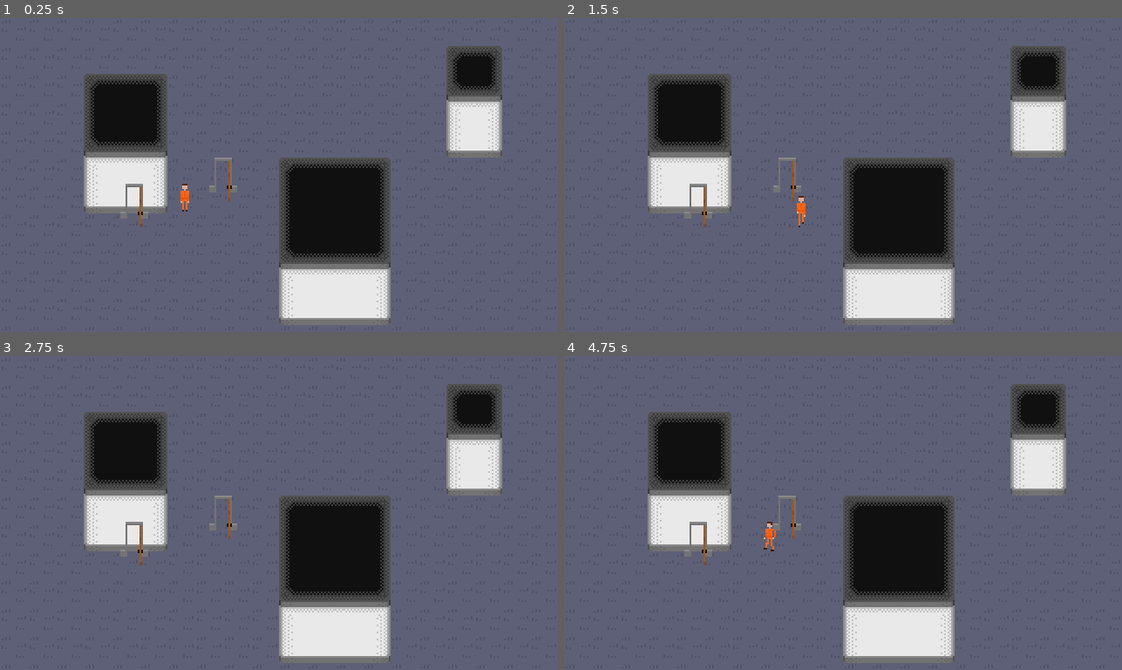
Above: before the commit, frames 1-4 (two rows, left to right).
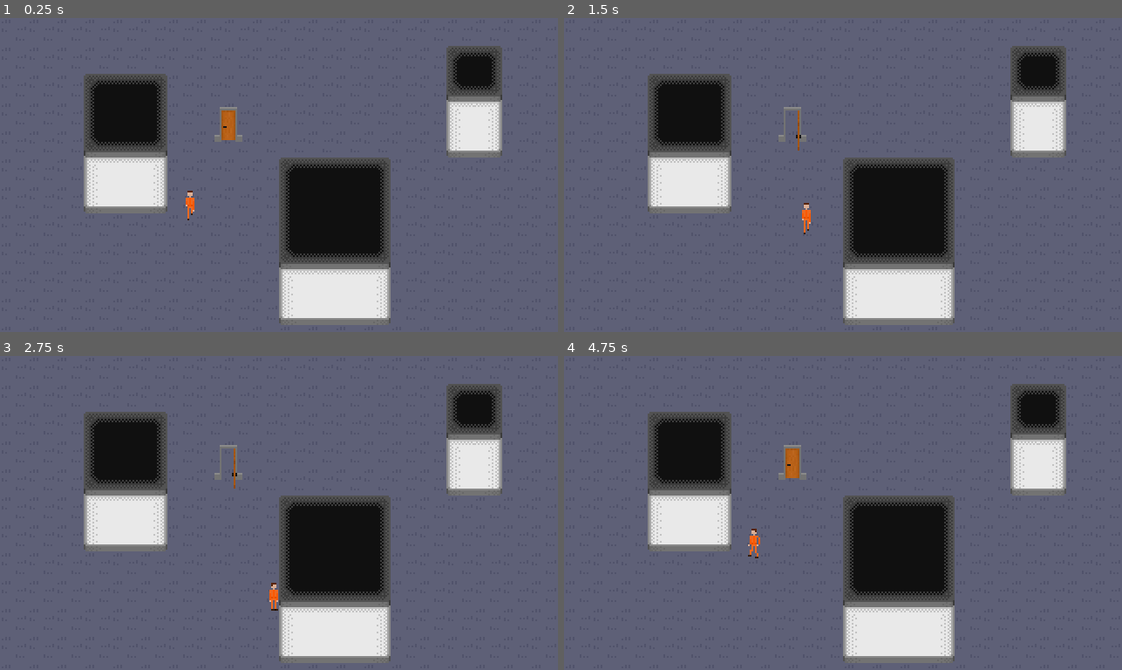
Above: after the commit, the same moments.

Repository: SunixDalsmith/JogoOFC-4.0
Game: Godot game, scene res://Nodes/Salas/Mundo 1.tscn
Two runs of this game, one before a commit and one after it. Both use one fixed random seed, a clock stepped at 60 frames per second and the inputs below. This scene is started directly instead of the project's main scene.
Inputs:
- Up to frame 1 (0.25 s): no input
- Up to frame 2 (1.5 s): tap Enter at 0.5 s; hold Right (ui_right) 0.53-1.28 s; tap E (Door) at 0.6, 1.35 s; hold Down (ui_down) from 1.28 s (still down)
- Up to frame 3 (2.75 s): release Down (ui_down) at 2.03 s; hold Right (ui_right) from 2.03 s (still down); tap E (Door) at 2.1 s
- Up to frame 4 (4.75 s): tap Space at 2.75 s; release Right (ui_right) at 2.78 s; hold Up (ui_up) 2.78-3.53 s; tap E (Door) at 2.85, 3.6, 4.35 s; hold Left (ui_left) from 3.53 s (still down)

The runs differ from the first frame. In frame 1, 0.6% of the frame differs, in the area x 21-44%, y 28-67%; in frame 2, 0.5%; in frame 3, 0.4%; in frame 4, 0.7%.
Error before the commit: Invalid call. Nonexistent function 'play' in base 'AnimatableBody2D'. (res://Nodes/Porta/door.tscn::GDScript_882p3:11)

Commit message:
PORTA COM COLISAO NA ANIMACAO
EZ

Diff:
--- a/Jogo na Godot/Nodes/Jogador/jogador.tscn
+++ b/Jogo na Godot/Nodes/Jogador/jogador.tscn
@@ -118,7 +118,7 @@
 offset = Vector2(0, -9)
 hframes = 6
 vframes = 4
-frame = 18
+frame = 20
 
 [node name="AnimationPlayer" type="AnimationPlayer" parent="."]
 libraries = {
--- /dev/null
+++ b/Jogo na Godot/Nodes/Porta/door.gd
@@ -0,0 +1,20 @@
+extends StaticBody2D
+
+@onready var animation = $AnimationDoor #importar a animacao da porta
+var estate = "open" #fechar ou abrir a porta
+
+#
+func _input(event):
+	if event is InputEventKey and event.pressed:
+		if event.keycode == KEY_E: #se a tecla e for precionada
+			if estate == "open": #abre
+				animation.play("Open_Door")
+				estate = "close"
+			elif estate == "close": #fecha
+				animation.play("Close_Door")
+				estate = "open"
+
+
+
+func process(delta):
+	_input(0)
--- a/Jogo na Godot/Nodes/Porta/door.tscn
+++ b/Jogo na Godot/Nodes/Porta/door.tscn
@@ -1,48 +1,216 @@
-[gd_scene load_steps=5 format=3 uid="uid://ds4fmjga6homc"]
-
+[gd_scene load_steps=11 format=3 uid="uid://ds4fmjga6homc"]
+
+[ext_resource type="Script" path="res://Nodes/Porta/door.gd" id="1_4iqq0"]
 [ext_resource type="Texture2D" uid="uid://eixfhqjhm7k2" path="res://Assets/Door/image.png" id="1_c631r"]
 
 [sub_resource type="PhysicsMaterial" id="PhysicsMaterial_e5frb"]
 
-[sub_resource type="GDScript" id="GDScript_882p3"]
-script/source = "extends StaticBody2D
-
-@onready var animation = $AnimationDoor #importar a animacao da porta
-var estate = \"open\" #fechar ou abrir a porta
-
-#
-func _input(event):
-	if event is InputEventKey and event.pressed:
-		if event.keycode == KEY_E: #se a tecla e for precionada
-			if estate == \"open\": #abre
-				animation.play(\"Open_Door\")
-				estate = \"close\"
-			elif estate == \"close\": #fecha
-				animation.play(\"Close_Door\")
-				estate = \"open\"
-
-
-func process(delta):
-	_input(0)
-"
-
-[sub_resource type="PhysicsMaterial" id="PhysicsMaterial_p1iy3"]
+[sub_resource type="Animation" id="Animation_nfxgx"]
+length = 0.001
+tracks/0/type = "value"
+tracks/0/imported = false
+tracks/0/enabled = true
+tracks/0/path = NodePath("SpriteDoor:frame_coords")
+tracks/0/interp = 1
+tracks/0/loop_wrap = true
+tracks/0/keys = {
+"times": PackedFloat32Array(0),
+"transitions": PackedFloat32Array(1),
+"update": 1,
+"values": [Vector2i(0, 0)]
+}
+tracks/1/type = "value"
+tracks/1/imported = false
+tracks/1/enabled = true
+tracks/1/path = NodePath("Aberta:disabled")
+tracks/1/interp = 1
+tracks/1/loop_wrap = true
+tracks/1/keys = {
+"times": PackedFloat32Array(0),
+"transitions": PackedFloat32Array(1),
+"update": 1,
+"values": [true]
+}
+tracks/2/type = "value"
+tracks/2/imported = false
+tracks/2/enabled = true
+tracks/2/path = NodePath("Meio Aberta:disabled")
+tracks/2/interp = 1
+tracks/2/loop_wrap = true
+tracks/2/keys = {
+"times": PackedFloat32Array(0),
+"transitions": PackedFloat32Array(1),
+"update": 1,
+"values": [true]
+}
+tracks/3/type = "value"
+tracks/3/imported = false
+tracks/3/enabled = true
+tracks/3/path = NodePath("Fechada:disabled")
+tracks/3/interp = 1
+tracks/3/loop_wrap = true
+tracks/3/keys = {
+"times": PackedFloat32Array(0),
+"transitions": PackedFloat32Array(1),
+"update": 1,
+"values": [true]
+}
+
+[sub_resource type="Animation" id="Animation_q4lss"]
+resource_name = "Close_Door"
+length = 0.35
+step = 0.15
+tracks/0/type = "value"
+tracks/0/imported = false
+tracks/0/enabled = true
+tracks/0/path = NodePath("SpriteDoor:frame_coords")
+tracks/0/interp = 1
+tracks/0/loop_wrap = true
+tracks/0/keys = {
+"times": PackedFloat32Array(0, 0.15, 0.3),
+"transitions": PackedFloat32Array(1, 1, 1),
+"update": 1,
+"values": [Vector2i(2, 0), Vector2i(1, 0), Vector2i(0, 0)]
+}
+tracks/1/type = "value"
+tracks/1/imported = false
+tracks/1/enabled = true
+tracks/1/path = NodePath("Aberta:disabled")
+tracks/1/interp = 1
+tracks/1/loop_wrap = true
+tracks/1/keys = {
+"times": PackedFloat32Array(0, 0.15, 0.3),
+"transitions": PackedFloat32Array(1, 1, 1),
+"update": 1,
+"values": [false, true, true]
+}
+tracks/2/type = "value"
+tracks/2/imported = false
+tracks/2/enabled = true
+tracks/2/path = NodePath("Meio Aberta:disabled")
+tracks/2/interp = 1
+tracks/2/loop_wrap = true
+tracks/2/keys = {
+"times": PackedFloat32Array(0, 0.15, 0.3),
+"transitions": PackedFloat32Array(1, 1, 1),
+"update": 1,
+"values": [true, false, true]
+}
+tracks/3/type = "value"
+tracks/3/imported = false
+tracks/3/enabled = true
+tracks/3/path = NodePath("Fechada:disabled")
+tracks/3/interp = 1
+tracks/3/loop_wrap = true
+tracks/3/keys = {
+"times": PackedFloat32Array(0, 0.15, 0.3),
+"transitions": PackedFloat32Array(1, 1, 1),
+"update": 1,
+"values": [true, true, false]
+}
+
+[sub_resource type="Animation" id="Animation_vvc5p"]
+resource_name = "Open_Door"
+length = 0.35
+step = 0.15
+tracks/0/type = "value"
+tracks/0/imported = false
+tracks/0/enabled = true
+tracks/0/path = NodePath("SpriteDoor:frame_coords")
+tracks/0/interp = 1
+tracks/0/loop_wrap = true
+tracks/0/keys = {
+"times": PackedFloat32Array(0, 0.15, 0.3),
+"transitions": PackedFloat32Array(1, 1, 1),
+"update": 1,
+"values": [Vector2i(0, 0), Vector2i(1, 0), Vector2i(2, 0)]
+}
+tracks/1/type = "value"
+tracks/1/imported = false
+tracks/1/enabled = true
+tracks/1/path = NodePath("Aberta:disabled")
+tracks/1/interp = 1
+tracks/1/loop_wrap = true
+tracks/1/keys = {
+"times": PackedFloat32Array(0, 0.15, 0.3),
+"transitions": PackedFloat32Array(1, 1, 1),
+"update": 1,
+"values": [true, true, false]
+}
+tracks/2/type = "value"
+tracks/2/imported = false
+tracks/2/enabled = true
+tracks/2/path = NodePath("Meio Aberta:disabled")
+tracks/2/interp = 1
+tracks/2/loop_wrap = true
+tracks/2/keys = {
+"times": PackedFloat32Array(0, 0.15, 0.3),
+"transitions": PackedFloat32Array(1, 1, 1),
+"update": 1,
+"values": [true, false, true]
+}
+tracks/3/type = "value"
+tracks/3/imported = false
+tracks/3/enabled = true
+tracks/3/path = NodePath("Fechada:disabled")
+tracks/3/interp = 1
+tracks/3/loop_wrap = true
+tracks/3/keys = {
+"times": PackedFloat32Array(0, 0.15, 0.3),
+"transitions": PackedFloat32Array(1, 1, 1),
+"update": 1,
+"values": [false, true, true]
+}
+
+[sub_resource type="AnimationLibrary" id="AnimationLibrary_52ej3"]
+_data = {
+"Close_Door": SubResource("Animation_q4lss"),
+"Open_Door": SubResource("Animation_vvc5p"),
+"RESET": SubResource("Animation_nfxgx")
+}
+
+[sub_resource type="RectangleShape2D" id="RectangleShape2D_3beav"]
+size = Vector2(1, 23)
+
+[sub_resource type="RectangleShape2D" id="RectangleShape2D_8v1lm"]
+size = Vector2(8, 20)
+
+[sub_resource type="RectangleShape2D" id="RectangleShape2D_mwc6a"]
+size = Vector2(8, 17)
 
 [node name="Door" type="StaticBody2D"]
 texture_filter = 1
 physics_material_override = SubResource("PhysicsMaterial_e5frb")
-script = SubResource("GDScript_882p3")
+script = ExtResource("1_4iqq0")
 
 [node name="SpriteDoor" type="Sprite2D" parent="."]
 position = Vector2(131, 69)
 texture = ExtResource("1_c631r")
 hframes = 3
-frame = 2
-
-[node name="AnimationDoor" type="AnimatableBody2D" parent="."]
-scale = Vector2(1.06105, 1.10547)
-physics_material_override = SubResource("PhysicsMaterial_p1iy3")
-
-[node name="CollisionShape2D" type="CollisionShape2D" parent="AnimationDoor"]
-
-[node name="CollisionShape2D" type="CollisionShape2D" parent="."]
+
+[node name="AnimationDoor" type="AnimationPlayer" parent="."]
+libraries = {
+"": SubResource("AnimationLibrary_52ej3")
+}
+
+[node name="Aberta" type="CollisionShape2D" parent="."]
+position = Vector2(134.5, 64.5)
+shape = SubResource("RectangleShape2D_3beav")
+disabled = true
+debug_color = Color(0.984314, 0, 0.337255, 0.419608)
+
+[node name="Meio Aberta" type="CollisionShape2D" parent="."]
+position = Vector2(131, 63)
+shape = SubResource("RectangleShape2D_8v1lm")
+disabled = true
+debug_color = Color(0.929412, 0.196078, 0.454902, 0.419608)
+
+[node name="Fechada" type="CollisionShape2D" parent="."]
+position = Vector2(131, 61.5)
+shape = SubResource("RectangleShape2D_mwc6a")
+disabled = true
+debug_color = Color(0.886275, 0.282353, 0.466667, 0.419608)
+
+[node name="CollisionPolygon2D" type="CollisionPolygon2D" parent="."]
+build_mode = 1
+polygon = PackedVector2Array(123, 67, 126, 67, 126, 51, 136, 51, 136, 67, 139, 67, 139, 71, 135, 71, 135, 53, 127, 53, 127, 71, 123, 71)
--- a/Jogo na Godot/Nodes/Salas/Mundo 1.tscn
+++ b/Jogo na Godot/Nodes/Salas/Mundo 1.tscn
@@ -124,14 +124,12 @@
 layer_0/tile_data = PackedInt32Array(589834, 0, 3, 655370, 0, 4, 589835, 65536, 3, 655371, 65536, 4, 589836, 65536, 3,  …(716 unchanged characters)…
 
 [node name="Player" parent="." instance=ExtResource("1_x5g5e")]
-position = Vector2(552, 307)
+top_level = true
+z_index = 3
+z_as_relative = false
+y_sort_enabled = false
+position = Vector2(555, 311)
+slide_on_ceiling = false
 
 [node name="Door" parent="." instance=ExtResource("4_jynj3")]
-z_index = 3
-position = Vector2(-54, 44)
-tile_set = null
-layer_0/name = "door"
-
-[node name="Door2" parent="." instance=ExtResource("4_jynj3")]
-position = Vector2(-3, 29)
-tile_set = null
+disable_mode = 2
